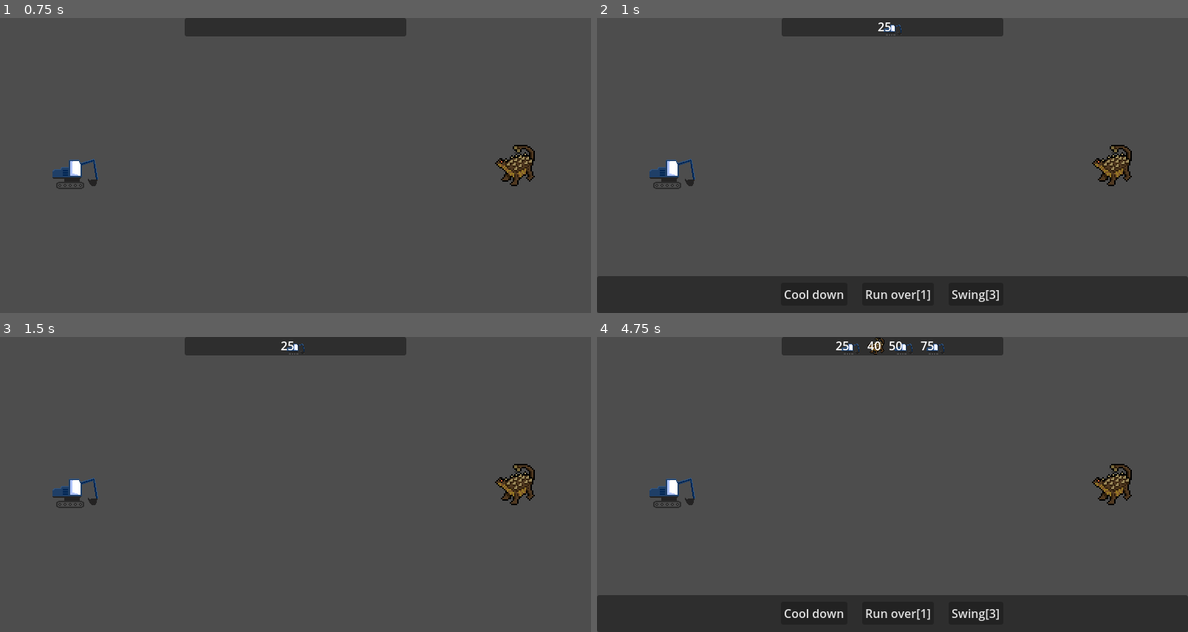
Above: before the commit, frames 1-4 (two rows, left to right).
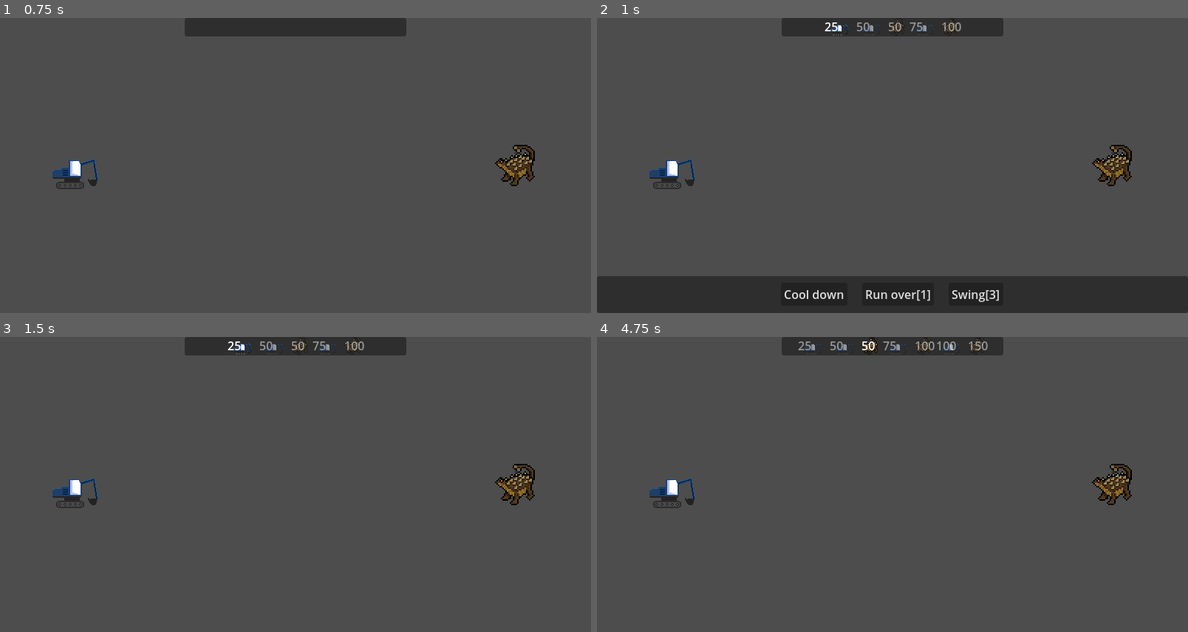
Above: after the commit, the same moments.

Repository: johnreybacal/site-clearance
Game: Godot game, scene res://scenes/game.tscn
Same seed, same stepped clock (60 frames per second), same inputs: the game is played once before the commit and once after it.
Inputs (mouse positions are in pixels of both pictures, inside the frame that each line leads up to):
- Up to frame 1 (0.75 s): tap Enter at 0.5 s
- Up to frame 2 (1 s): no input
- Up to frame 3 (1.5 s): click "Cool down" at 1.25 s
- Up to frame 4 (4.75 s): tap Space at 2 s; click (898, 614) at 2.75 s, where only the run after the commit has a clickable "Run over[1]"; click (975, 614) at 3.5 s, where only the run before the commit has a clickable "Swing[3]"; tap Enter at 4.25 s

Frame 1 is identical in both runs. In frame 2, 0.4% of the frame differs, in the area x 38-62%, y 0-6%; in frame 3, 0.4%; in frame 4, 13%, in the area x 0-100%, y 0-100%.

Commit message:
turn queue

Diff:
--- a/scenes/enemy.tscn
+++ b/scenes/enemy.tscn
@@ -5,7 +5,7 @@
 
 [node name="Enemy" type="Node2D"]
 script = ExtResource("1_md0e3")
-speed = 60
+speed = 50
 
 [node name="Sprite2D" type="Sprite2D" parent="."]
 texture_filter = 1
--- a/scripts/fighter.gd
+++ b/scripts/fighter.gd
@@ -1,11 +1,15 @@
 extends Node2D
 class_name Fighter
+
+
+const MAX_SPEED = 100
 
 @export var max_hp: int = 10
 @export var speed: int = 75
 var hp: int
 
 var move_index: int = 0
+var upcoming_move_indices: Array[int]
 
 signal died()
 
@@ -16,3 +20,11 @@
     hp -= damage
     if hp <= 0:
         died.emit()
+
+func update_move_index():
+    move_index += MAX_SPEED - speed
+    var move_index_projection = move_index
+    upcoming_move_indices.clear()
+    for i in range(1):
+        move_index_projection += MAX_SPEED - speed
+        upcoming_move_indices.append(move_index_projection)
--- a/scripts/game_manager.gd
+++ b/scripts/game_manager.gd
@@ -1,4 +1,5 @@
 extends Node2D
+class_name GameManager
 
 
 @export var hud: HUD
@@ -8,13 +9,19 @@
 const TICK_INTERVAL = 1
 var tick_interval = TICK_INTERVAL
 
+var prev_move_index: int = -1
 var move_index: int = 0
 const MAX_SPEED = 100
 
 @export var truck_scenes: Array[PackedScene]
 @export var enemy_scene: PackedScene
 
+class FighterQueue:
+    var fighter: Fighter
+    var move_index: int
+
 var fighters: Array[Fighter] = []
+var turn_queue: Array[FighterQueue] = []
 var turn_fighters: Array[Fighter] = []
 var current_fighter_index: int
 var current_fighter: Fighter
@@ -34,13 +41,15 @@
     add_child.call_deferred(enemy)
     fighters.append(enemy)
 
-    for fighter in fighters:
-        set_next_move_index(fighter)
+    update_queue()
 
     hud.temp_next.connect(on_next)
 
 func on_next():
-    is_ticking = true
+    if current_fighter_index < len(turn_fighters):
+        is_next_turn = true
+    else:
+        is_ticking = true
     hud.hide_moves()
 
 
@@ -52,34 +61,55 @@
             tick += 1
             on_tick()
     if is_next_turn:
+        if len(turn_fighters) == 0:
+            return
         current_fighter = turn_fighters[current_fighter_index]
-        if current_fighter_index < len(turn_fighters):
-            current_fighter_index += 1
+        current_fighter_index += 1
+
+        hud.update_turn_display(turn_queue, new_queue_item(current_fighter, move_index))
         is_next_turn = false
         on_fighter_turn()
 
+func new_queue_item(f: Fighter, i: int):
+    var queue_item = FighterQueue.new()
+    queue_item.fighter = f
+    queue_item.move_index = i
+    return queue_item
+
+func update_queue():
+    for fighter in fighters:
+        if fighter.move_index == move_index:
+            fighter.update_move_index()
+            turn_queue.append(new_queue_item(fighter, fighter.move_index))
+            turn_queue.append_array(fighter.upcoming_move_indices.map(func(i: int): return new_queue_item(fighter, i)))
+
+    var unique_queue: Array[FighterQueue] = []
+    for item in turn_queue:
+        var any = unique_queue.any(func(i: FighterQueue): return i.fighter.get_instance_id() == item.fighter.get_instance_id() and i.move_index == item.move_index)
+        if not any:
+            unique_queue.append(item)
+
+    turn_queue = unique_queue.filter(func(i: FighterQueue): return i.move_index >= prev_move_index)
+    turn_queue.sort_custom(func(a: FighterQueue, b: FighterQueue): return a.move_index < b.move_index)
+
+
 func on_tick():
     var indices = fighters.map(func(f: Fighter): return f.move_index)
+    prev_move_index = move_index
     move_index = indices.min()
 
-    turn_fighters = fighters.filter(func(f: Fighter): return f.move_index == move_index)
-
-    for fighter in turn_fighters:
-        hud.add_to_turn_display(fighter)
-        set_next_move_index(fighter)
+    turn_fighters.assign(turn_queue.filter(
+        func(f: FighterQueue): return f.move_index == move_index
+        ).map(func(f: FighterQueue): return f.fighter))
+    update_queue()
 
     current_fighter_index = 0
     is_next_turn = true
     is_ticking = false
 
 func on_fighter_turn():
-    print()
-    print(move_index, " >> ", current_fighter.name)
     if current_fighter is Truck:
         hud.show_moves(current_fighter.moves)
     else:
+        await get_tree().create_timer(1.0).timeout
         on_next.call_deferred()
-
-
-func set_next_move_index(fighter: Fighter):
-    fighter.move_index += MAX_SPEED - fighter.speed
--- a/scripts/hud.gd
+++ b/scripts/hud.gd
@@ -34,25 +34,16 @@
         move_button.pressed.connect(_on_cooldown_button_pressed)
         turn_decision.add_child.call_deferred(move_button)
 
-func add_to_turn_display(fighter: Fighter):
-    # for node in turn_display.get_children():
-    #     var turn = node as TurnDisplayItem
-    #     if turn.move_index < fighter.move_index:
-    #         turn.queue_free()
-    var turn = TurnDisplayItem.new()
-    turn.texture = (fighter.get_node("Sprite2D") as Sprite2D).texture
-    turn.move_index = fighter.move_index
-    turn_display.add_child(turn)
-    # turn_display.add_child(label)
+func update_turn_display(queue: Array[GameManager.FighterQueue], current: GameManager.FighterQueue):
+    for node in turn_display.get_children():
+        node.queue_free()
 
-    var sorted_nodes := turn_display.get_children()
-
-    sorted_nodes.sort_custom(
-        func(a: TurnDisplayItem, b: TurnDisplayItem): return a.move_index < b.move_index
-    )
-
-    for node in turn_display.get_children():
-        turn_display.remove_child(node)
-
-    for node in sorted_nodes:
-        turn_display.add_child(node)
+    for item in queue:
+        var turn = TurnDisplayItem.new()
+        turn.texture = (item.fighter.get_node("Sprite2D") as Sprite2D).texture
+        turn.fighter_id = item.fighter.get_instance_id()
+        turn.move_index = item.move_index
+        var is_current_fighter = turn.fighter_id == current.fighter.get_instance_id() and turn.move_index == current.move_index
+        if not is_current_fighter:
+            turn.modulate.a = 0.5
+        turn_display.add_child(turn)
--- a/scripts/turn_display_item.gd
+++ b/scripts/turn_display_item.gd
@@ -2,6 +2,7 @@
 class_name TurnDisplayItem
 
 var move_index: int
+var fighter_id: int
 
 func _ready() -> void:
     expand_mode = TextureRect.EXPAND_FIT_WIDTH_PROPORTIONAL
